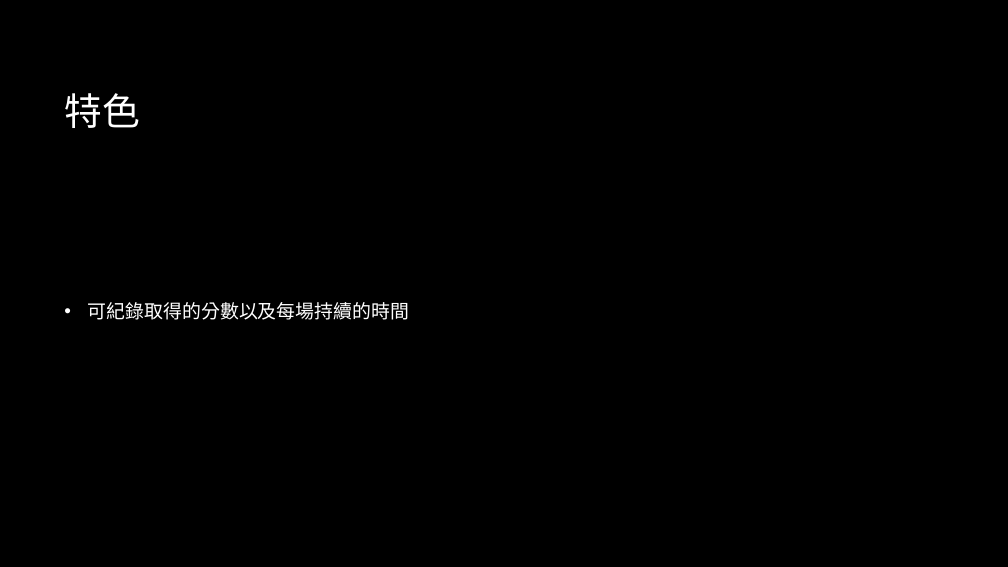
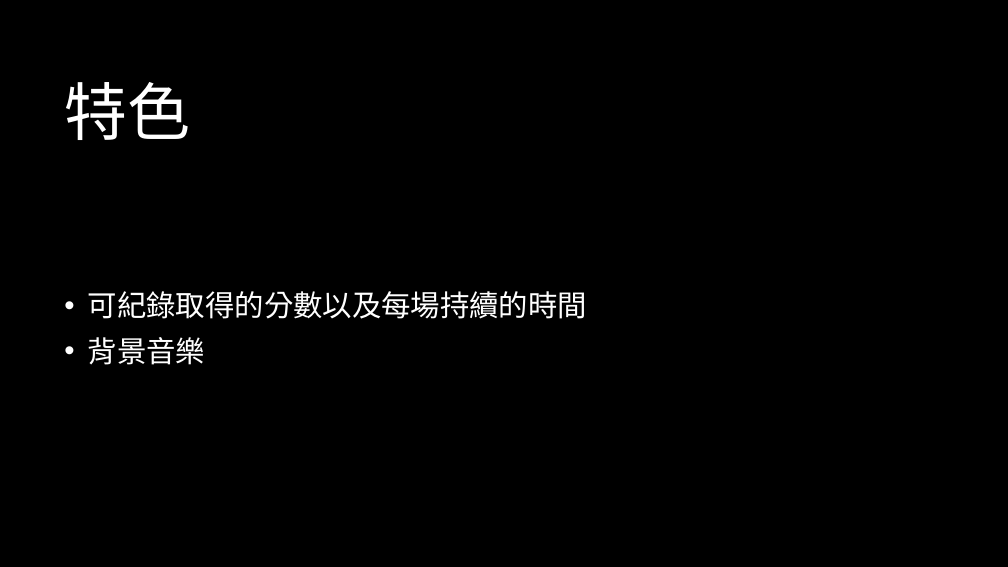
Before and after one commit to EricYu1202/mario, a slide deck: slide 4 of report.pptx. Drawn at 1008x567 pixels with LibreOffice and Linux fonts; fonts in the diff are those of the drawing; background and template pictures are left out. Boxes give left, top, right and bottom in pixels: in the first picture for what was removed or moved away, otherwise in the second. Text is boxed around its words. In the diff, an @@ line names an element or a change of style, - is before the commit and + after.

```diff
--- a/report.pptx
+++ b/report.pptx
@@ title "特色" at (64,82,190,140): size 36 to 60 pt, font Calibri to Noto Sans CJK SC @@
@@ text at (88,291,587,319): size 18 to 28 pt, font Calibri to Noto Sans CJK SC in "可紀錄取得的分數以及每場持續的時間" @@
@@ text at (88,337,205,365): paragraph added @@
+• 背景音樂
```
Also in this commit, not shown: 4 other slides changed.
